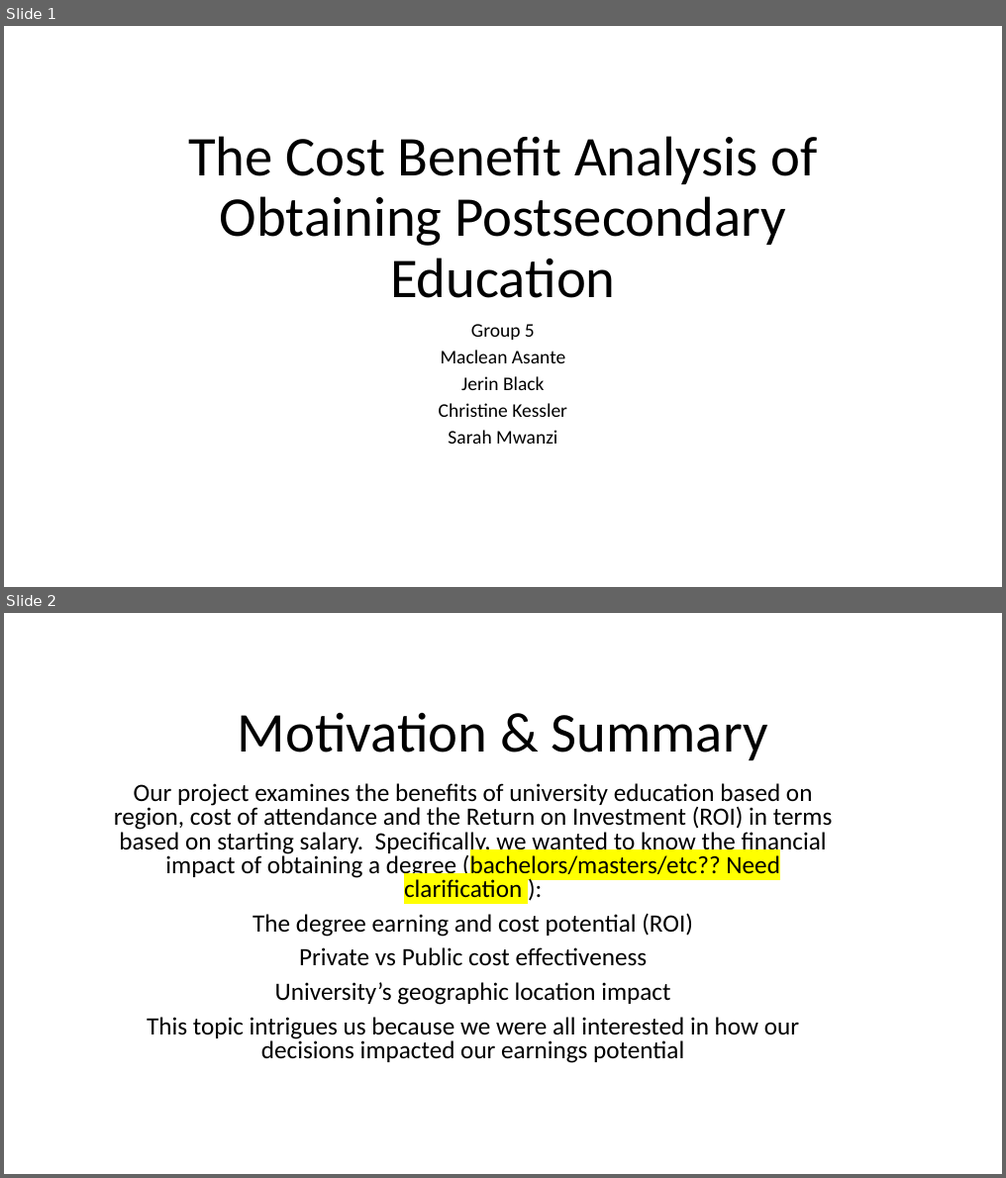
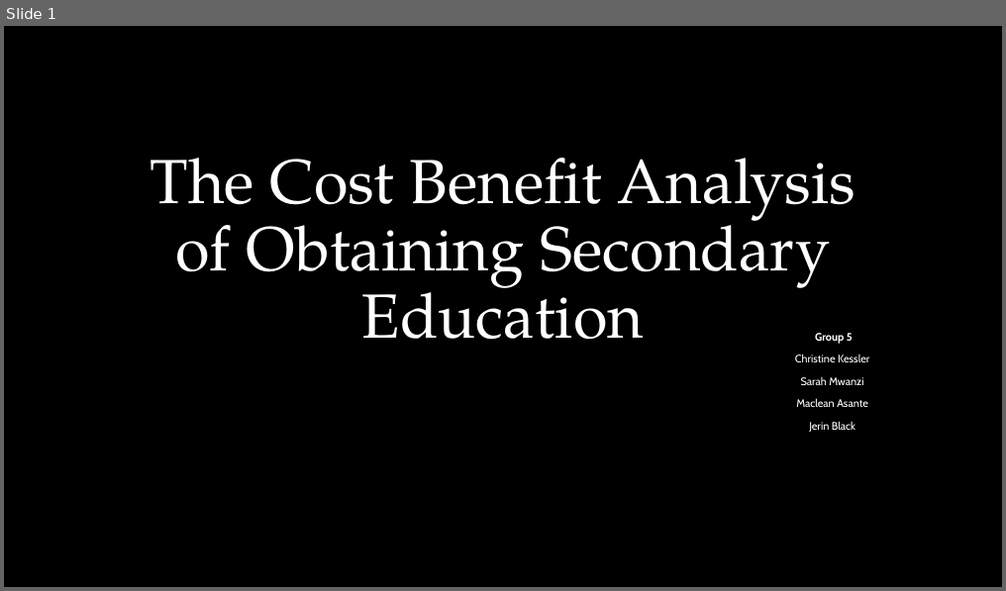
Before and after one commit to clkessler220/project-1-team-5, a slide deck: The Cost Benefit Analysis of Obtaining Postsecondary Eduction.pptx. Shown one above the other, each under a label of ours: slides 1 and 2 before the commit, slide 1 after it. The pictures are 1006x1178 and 1006x591 pixels, drawn with LibreOffice and Linux fonts; fonts in the diff are those of the drawing; background and template pictures are left out. Boxes give left, top, right and bottom in pixels: in the first picture for what was removed or moved away, otherwise in the second. Text is boxed around its words. In the diff, an @@ line names an element or a change of style, - is before the commit and + after.

```diff
--- a/The Cost Benefit Analysis of Obtaining Postsecondary Eduction.pptx
+++ b/The Cost Benefit Analysis of Obtaining Postsecondary Eduction.pptx
@@ slide 2 removed at box(4, 613, 1002, 1174), background #FFFFFF @@
@@ title removed at box(238, 713, 768, 761) @@
-Motivation & Summary
@@ subtitle removed at box(114, 783, 832, 1063) @@
-Our project examines the benefits of university education based on region, cost of attendance and the Return on Investment (ROI) in terms based on starting salary. Specifically, we wanted to know the financial impact of obtaining a degree (bachelors/masters/etc?? Need clarification ):
-The degree earning and cost potential (ROI)
-Private vs Public cost effectiveness
-University’s geographic location impact
-This topic intrigues us because we were all interested in how our decisions impacted our earnings potential
@@ slide 1 changed as well @@
@@ background #FFFFFF to picture (left out) @@
@@ title at box(151, 158, 856, 340): text changed; size 54 to 60 pt; font Calibri to TeX Gyre Pagella; text colour #000000 to #FFFFFF @@
-The Cost Benefit Analysis of Obtaining Postsecondary Education
+The Cost Benefit Analysis of Obtaining Secondary Education
@@ subtitle "Group 5": place and size @@
-subtitle "Group 5" at box(439, 324, 567, 444)
+subtitle "Group 5" at box(795, 333, 869, 432)
@@ subtitle at box(796, 333, 868, 432): size 18.6 to 10.5 pt, font Calibri to Cabin, text colour #000000 to #FFFFFF in "Group 5", "Maclean Asante", "Jerin Black"; bold on in "Group 5"; line spacing 0.7 to 0.9 @@
@@ subtitle at box(795, 354, 869, 385): paragraphs added @@
+Christine Kessler
+Sarah Mwanzi
@@ subtitle at box(439, 403, 567, 444): paragraphs removed @@
-Christine Kessler
-Sarah Mwanzi
```
Also in this commit, not shown: 2 other slides changed, 6 slides added, 4 other slides removed.
